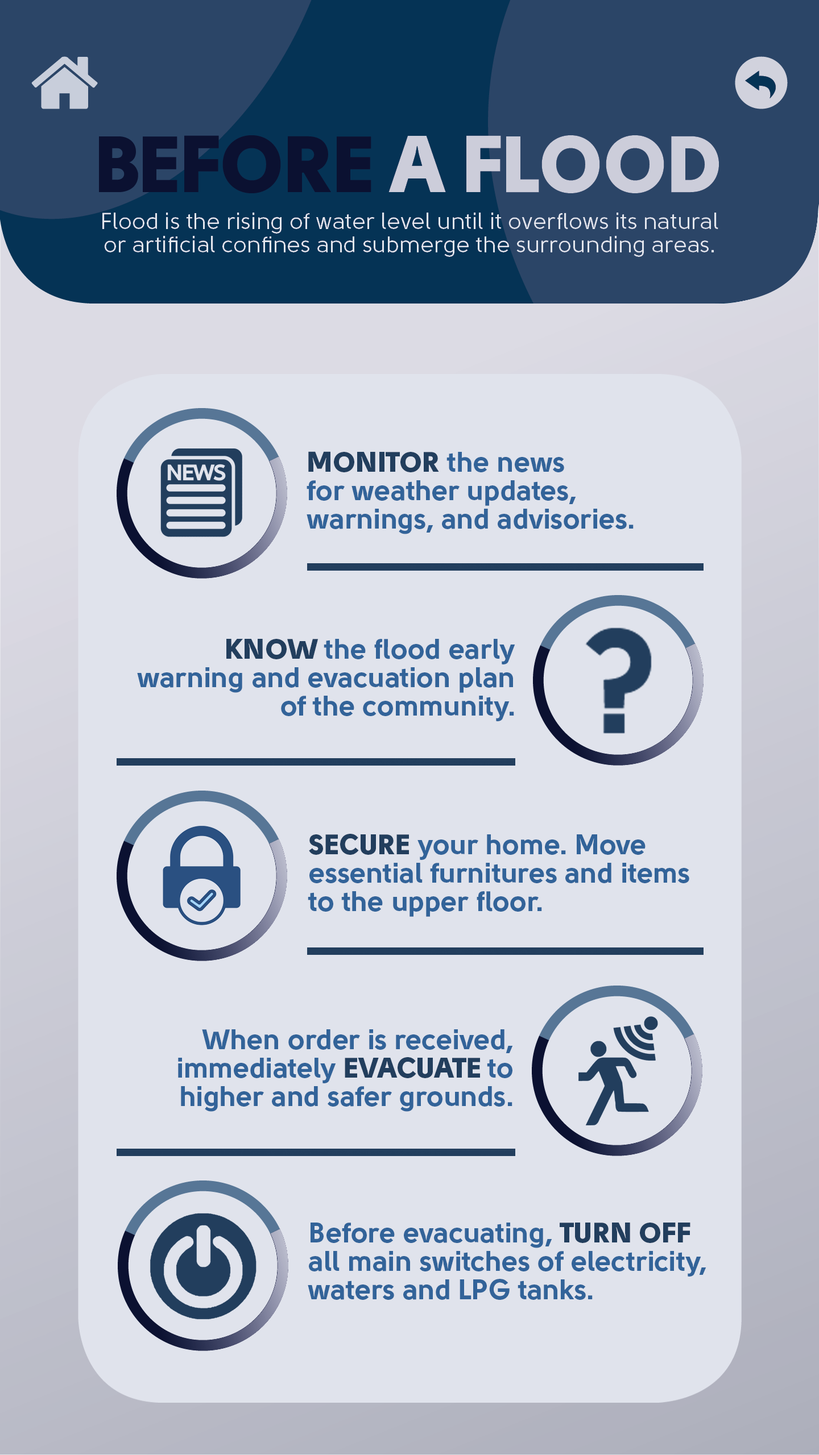
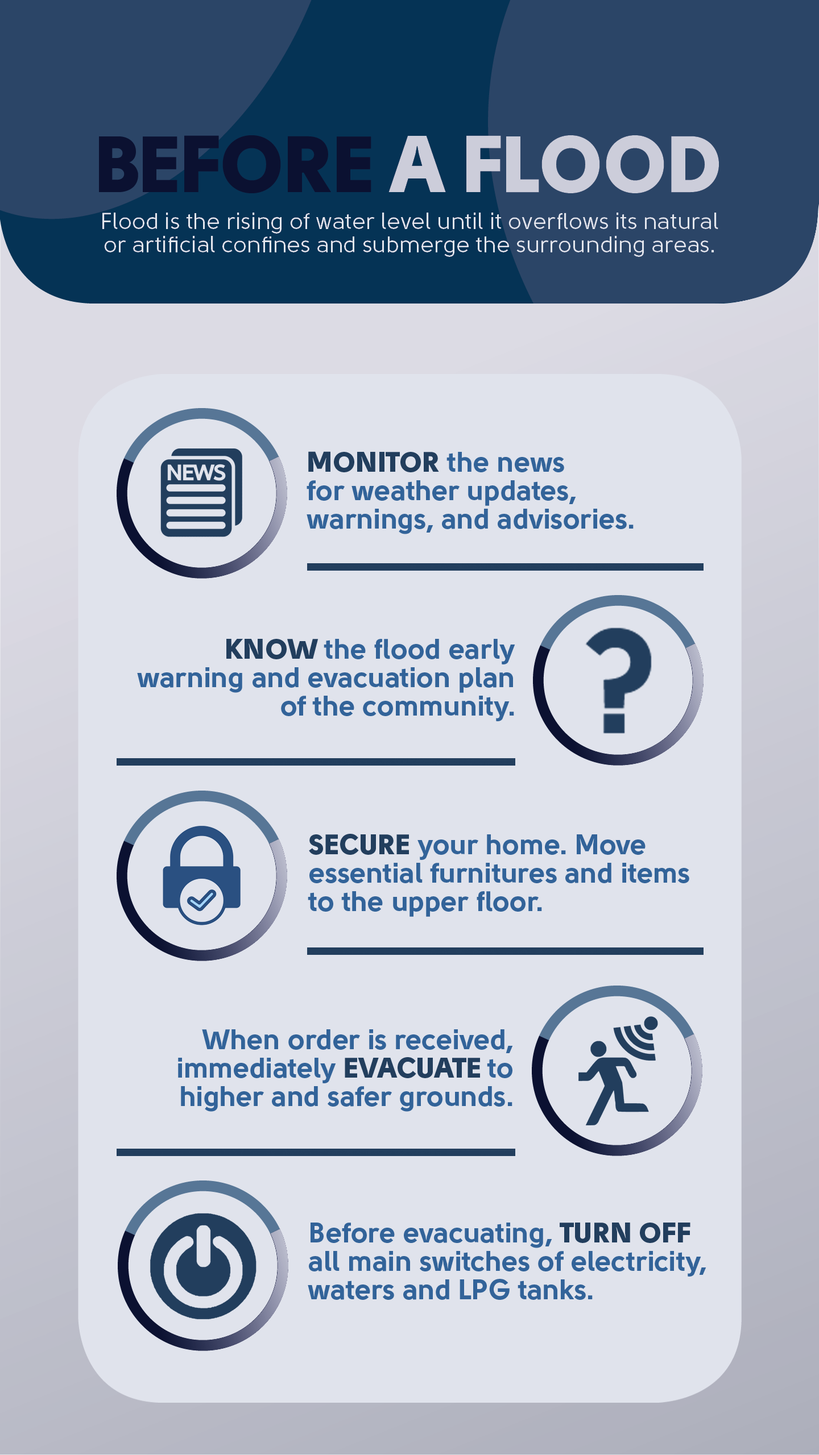
Before/after of a 819x1455 layered artwork. What changed in the layer stack:
hid "home" over [31,56,98,110]
hid "back" over [734,56,788,110]
